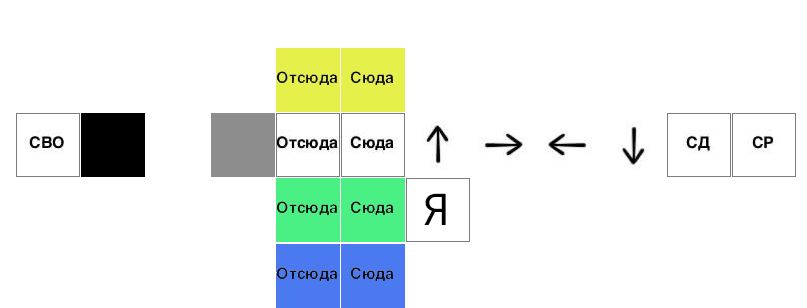
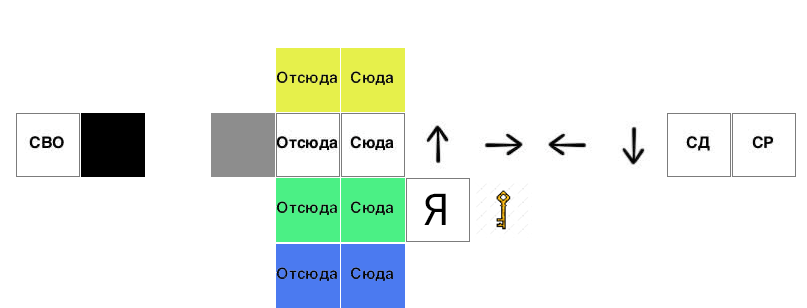
The second 807 x 308 image is a revision of the first. Changes to its layers:
added layer "Слой 3" above "Я" over [476, 183, 532, 238]
